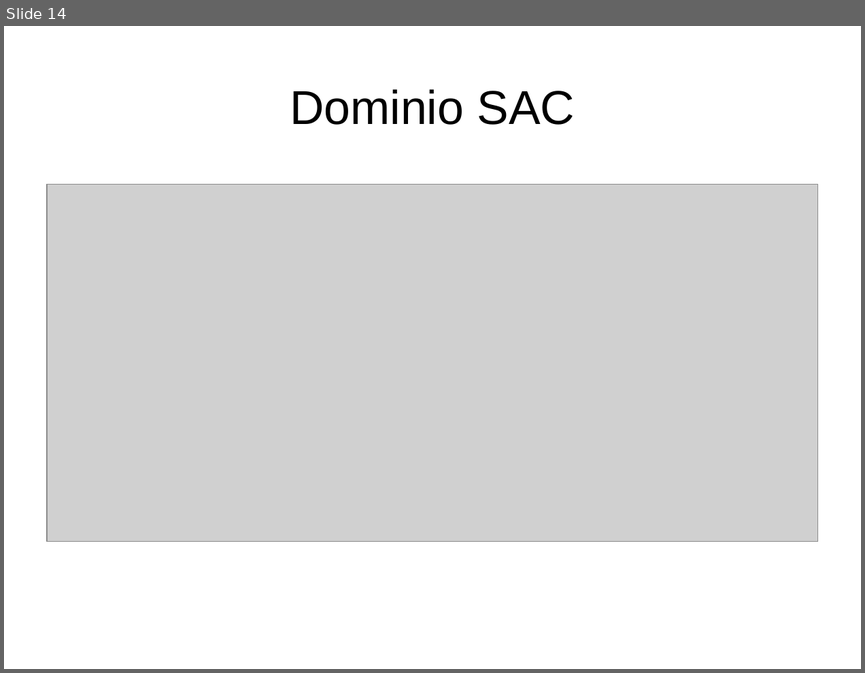
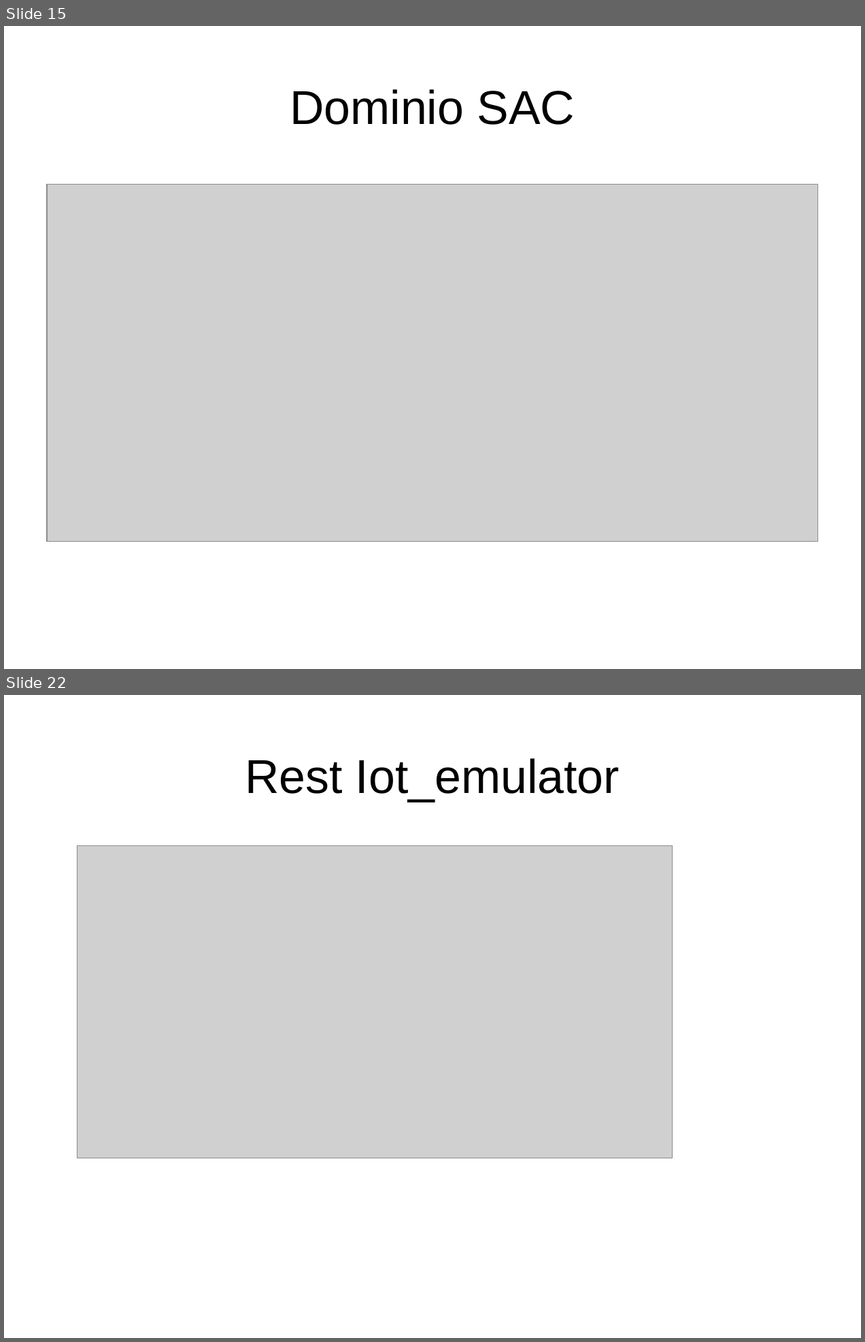
Before and after one commit to danielsalgadop/sac, a slide deck: docs/presentation/social_access_controller.odp. Shown one above the other, each under a label of ours: slide 14 before the commit, slides 15 and 22 after it; the slides between them are not shown. The pictures are 865x673 and 865x1342 pixels, drawn with LibreOffice and Linux fonts; fonts in the diff are those of the drawing; grey boxes stand for pictures. Boxes give left, top, right and bottom in pixels: in the first picture for what was removed or moved away, otherwise in the second. Text is boxed around its words. In the diff, an @@ line names an element or a change of style, - is before the commit and + after.

```diff
--- a/docs/presentation/social_access_controller.odp
+++ b/docs/presentation/social_access_controller.odp
@@ slide 22 added at box(4, 695, 861, 1338), background #FFFFFF @@
@@ title added at box(245, 758, 619, 802), 44 pt, text #000000 @@
+Rest Iot_emulator
@@ picture added at box(77, 845, 672, 1157) @@
@@ what was slide 14 is now slide 15 @@
```
Also in this commit, not shown: 8 other slides added, 2 slides removed, 12 other files.
